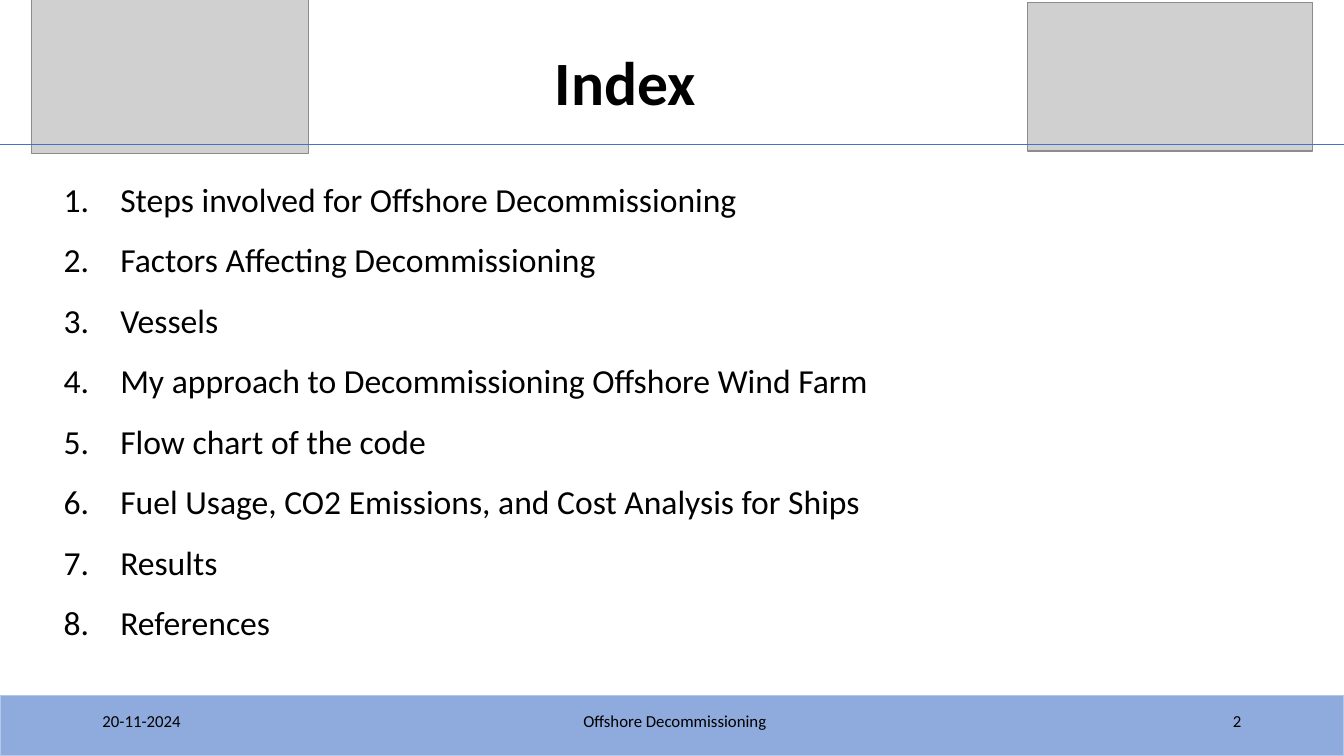
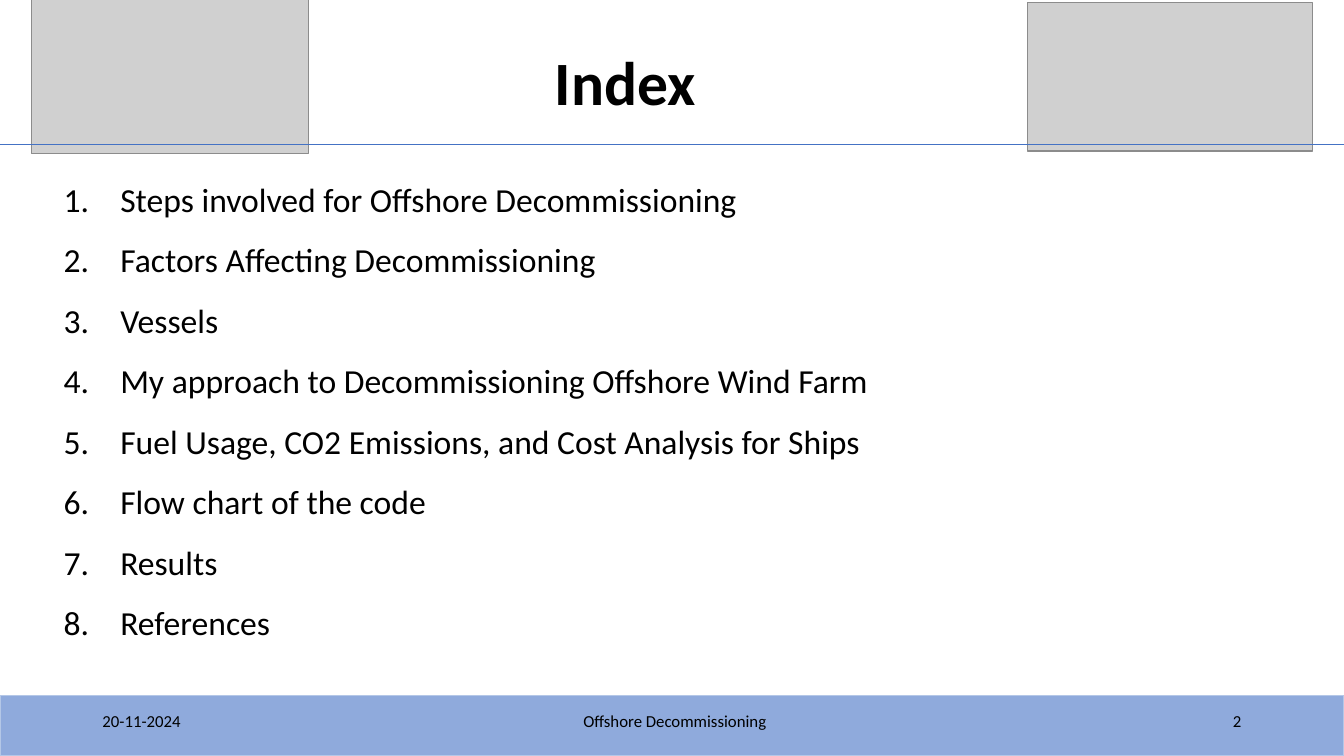
Before and after one commit to KSoni1505/Fraunhofer_IWES_Interview_Task_Offshore-Decommissioning, a slide deck: slide 2 of IWES/IWES_Task.pptx. Drawn at 1344x756 pixels with LibreOffice and Linux fonts; fonts in the diff are those of the drawing; grey boxes stand for pictures. Boxes give left, top, right and bottom in pixels: in the first picture for what was removed or moved away, otherwise in the second. Text is boxed around its words. In the diff, an @@ line names an element or a change of style, - is before the commit and + after.

```diff
--- a/IWES/IWES_Task.pptx
+++ b/IWES/IWES_Task.pptx
@@ text at [120,430,859,460]: paragraph added @@
+5. Fuel Usage, CO2 Emissions, and Cost Analysis for Ships
@@ text at [120,490,859,520]: paragraph removed @@
-6. Fuel Usage, CO2 Emissions, and Cost Analysis for Ships
```
Also in this commit, not shown: 3 other slides changed.
